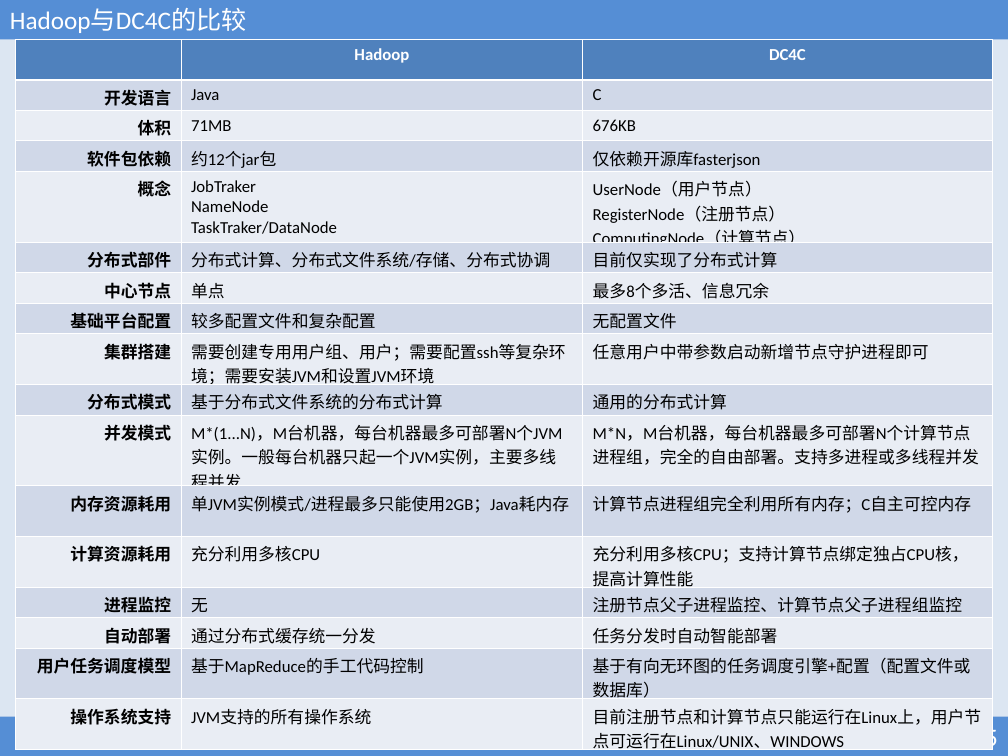
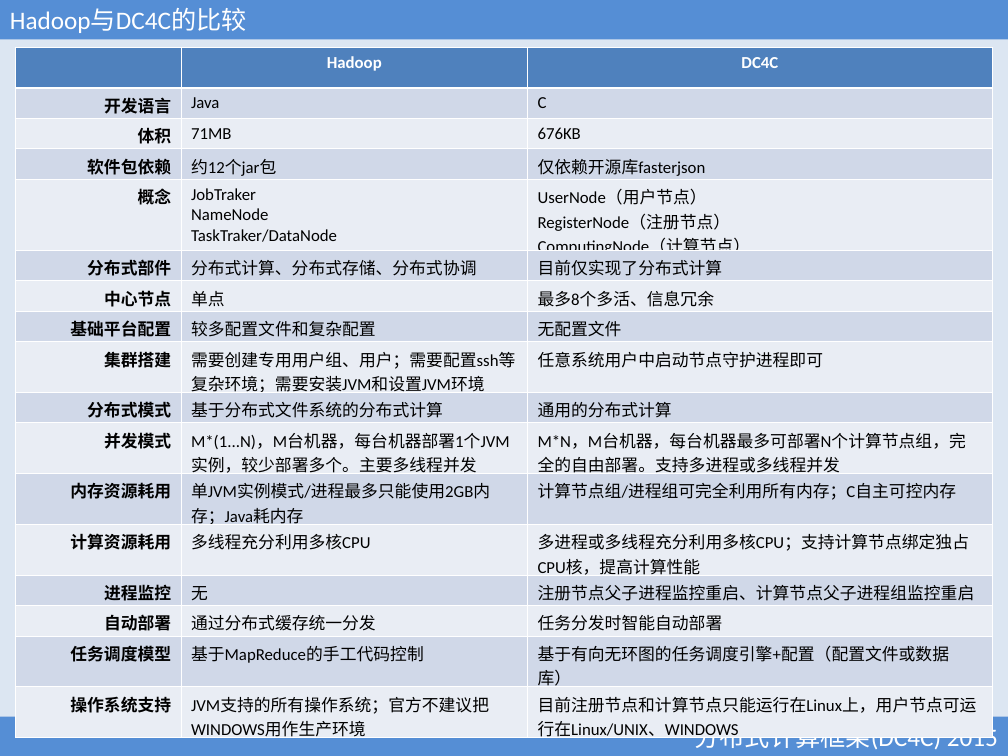
Before and after one commit to xubingyue/dc4c, a slide deck: slide 9 of doc/DC4C.ppt (slide 6 before the commit). Drawn at 1008x756 pixels with LibreOffice and Linux fonts; fonts in the diff are those of the drawing. Boxes give left, top, right and bottom in pixels: in the first picture for what was removed or moved away, otherwise in the second. Text is boxed around its words. In the diff, an @@ line names an element or a change of style, - is before the commit and + after.

```diff
--- a/doc/DC4C.ppt
+++ b/doc/DC4C.ppt
@@ table at [16, 47, 993, 744] @@
-row 6, column 2: 分布式计算、分布式文件系统/存储、分布式协调
+row 6, column 2: 分布式计算、分布式存储、分布式协调
-row 9, column 3: 任意用户中带参数启动新增节点守护进程即可
+row 9, column 3: 任意系统用户中启动节点守护进程即可
-row 11, column 2: M*(1...N)，M台机器，每台机器最多可部署N个JVM实例。一般每台机器只起一个JVM实例，主要多线程并发
+row 11, column 2: M*(1...N)，M台机器，每台机器部署1个JVM实例，较少部署多个。主要多线程并发
-row 11, column 3: M*N，M台机器，每台机器最多可部署N个计算节点进程组，完全的自由部署。支持多进程或多线程并发
+row 11, column 3: M*N，M台机器，每台机器最多可部署N个计算节点组，完全的自由部署。支持多进程或多线程并发
-row 12, column 2: 单JVM实例模式/进程最多只能使用2GB；Java耗内存
+row 12, column 2: 单JVM实例模式/进程最多只能使用2GB内存；Java耗内存
-row 12, column 3: 计算节点进程组完全利用所有内存；C自主可控内存
+row 12, column 3: 计算节点组/进程组可完全利用所有内存；C自主可控内存
-row 13, column 2: 充分利用多核CPU
+row 13, column 2: 多线程充分利用多核CPU
-row 13, column 3: 充分利用多核CPU；支持计算节点绑定独占CPU核，提高计算性能
+row 13, column 3: 多进程或多线程充分利用多核CPU；支持计算节点绑定独占CPU核，提高计算性能
-row 14, column 3: 注册节点父子进程监控、计算节点父子进程组监控
+row 14, column 3: 注册节点父子进程监控重启、计算节点父子进程组监控重启
-row 15, column 3: 任务分发时自动智能部署
+row 15, column 3: 任务分发时智能自动部署
-row 16, column 1: 用户任务调度模型
+row 16, column 1: 任务调度模型
-row 17, column 2: JVM支持的所有操作系统
+row 17, column 2: JVM支持的所有操作系统；官方不建议把WINDOWS用作生产环境
@@ table: place and size @@
-table at [16, 39, 992, 756]
+table at [16, 47, 993, 744]
@@ text "分布式计算框架(DC4C) 2015" rewrapped from [0, 717, 1008, 756] to [694, 724, 998, 752] @@
```
Also in this commit, not shown: 10 other slides changed, 4 slides added, 14 other files.
